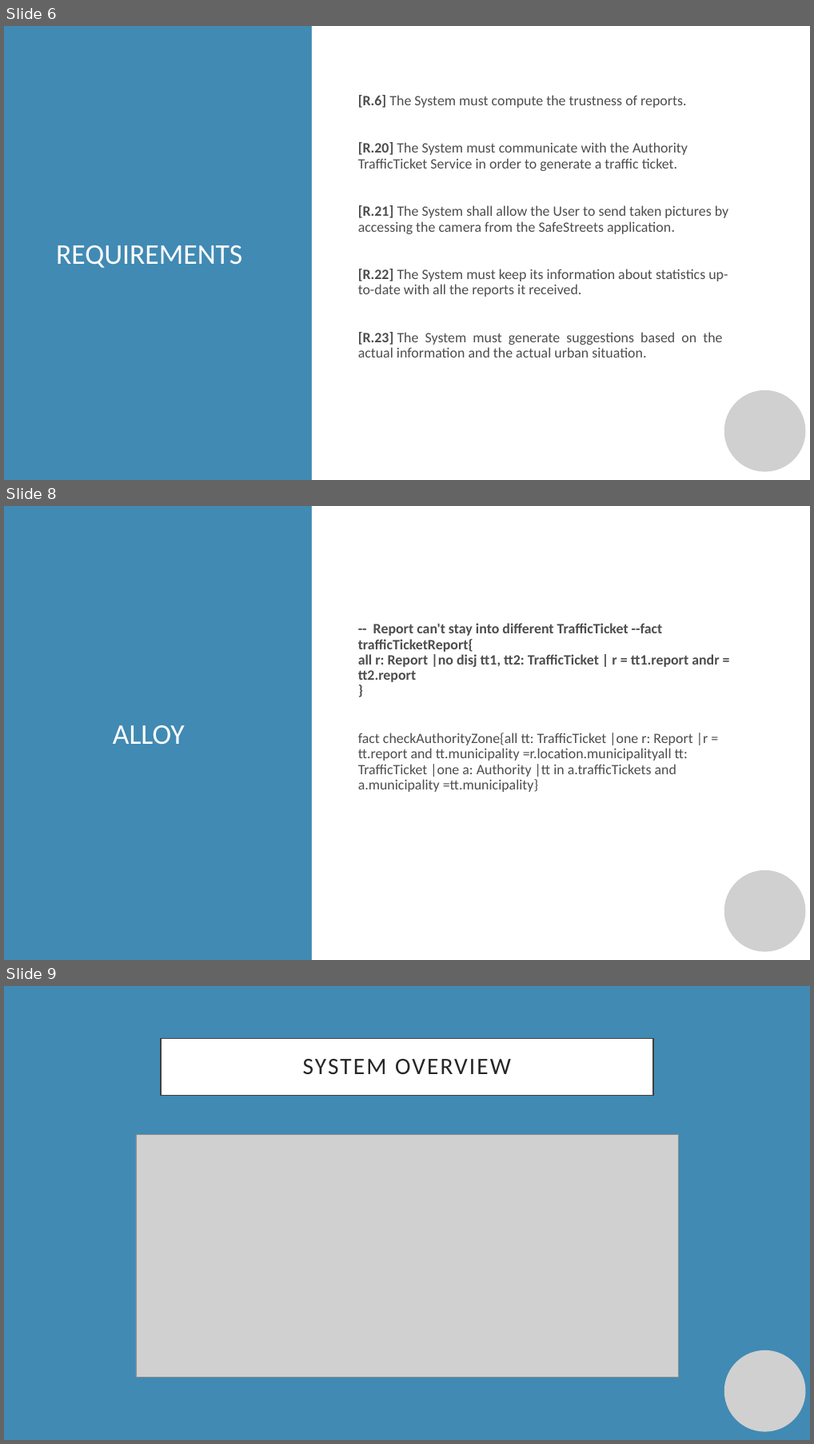
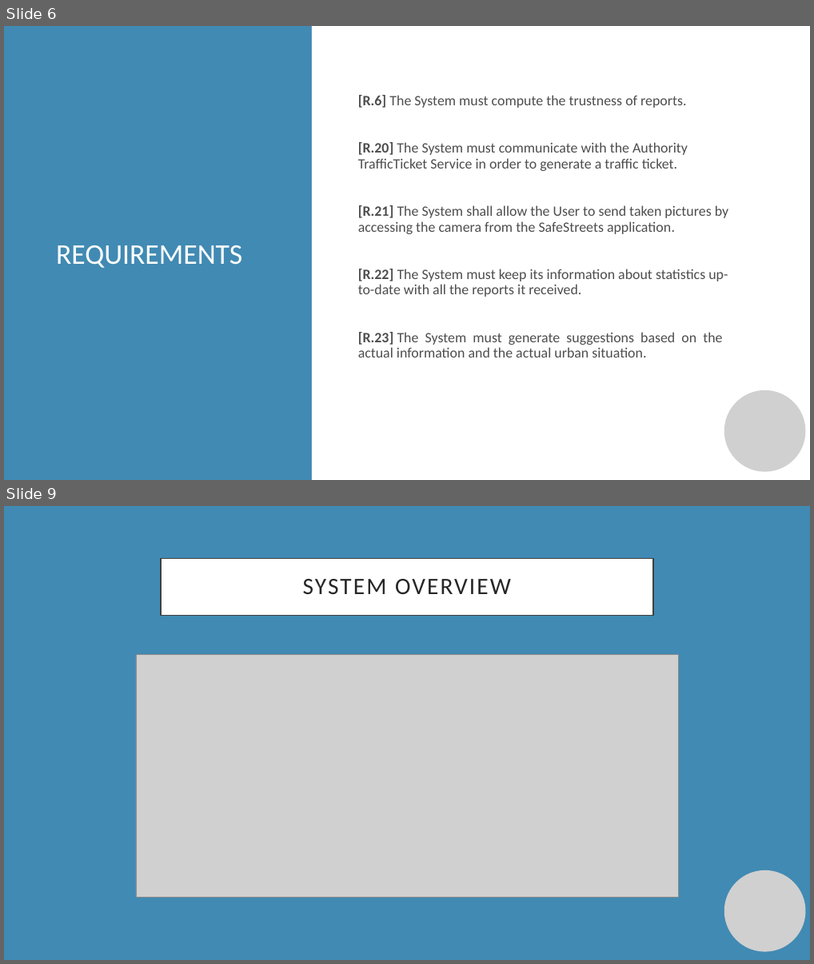
Before and after one commit to manuelsalamino/SoftwareEngineering2-Project, a slide deck: Presentazione standard3.pptx. Shown one above the other, each under a label of ours: slides 6, 8 and 9 before the commit, slides 6 and 9 after it; the slides between them are not shown. The pictures are 814x1444 and 814x964 pixels, drawn with LibreOffice and Linux fonts; fonts in the diff are those of the drawing; grey boxes stand for pictures; background and template pictures are left out. Boxes give left, top, right and bottom in pixels: in the first picture for what was removed or moved away, otherwise in the second. Text is boxed around its words. In the diff, an @@ line names an element or a change of style, - is before the commit and + after.

```diff
--- a/Presentazione standard3.pptx
+++ b/Presentazione standard3.pptx
@@ slide 8 removed at [4,506,810,960], background #FFFFFF @@
@@ rectangle removed at [4,506,312,960] @@
@@ rectangle removed at [312,506,810,960] @@
@@ text removed at [358,623,719,792] @@
--- Report can't stay into different TrafficTicket --fact trafficTicketReport{
-all r: Report |no disj tt1, tt2: TrafficTicket | r = tt1.report andr = tt2.report
-}
-fact checkAuthorityZone{all tt: TrafficTicket |one r: Report |r = tt.report and tt.municipality =r.location.municipalityall tt: TrafficTicket |one a: Authority |tt in a.trafficTickets and a.municipality =tt.municipality}
@@ text removed at [113,725,185,744] @@
-ALLOY
@@ picture removed at [725,870,806,952] @@
```
Also in this commit, not shown: 5 slides changed, 4 slides added.
